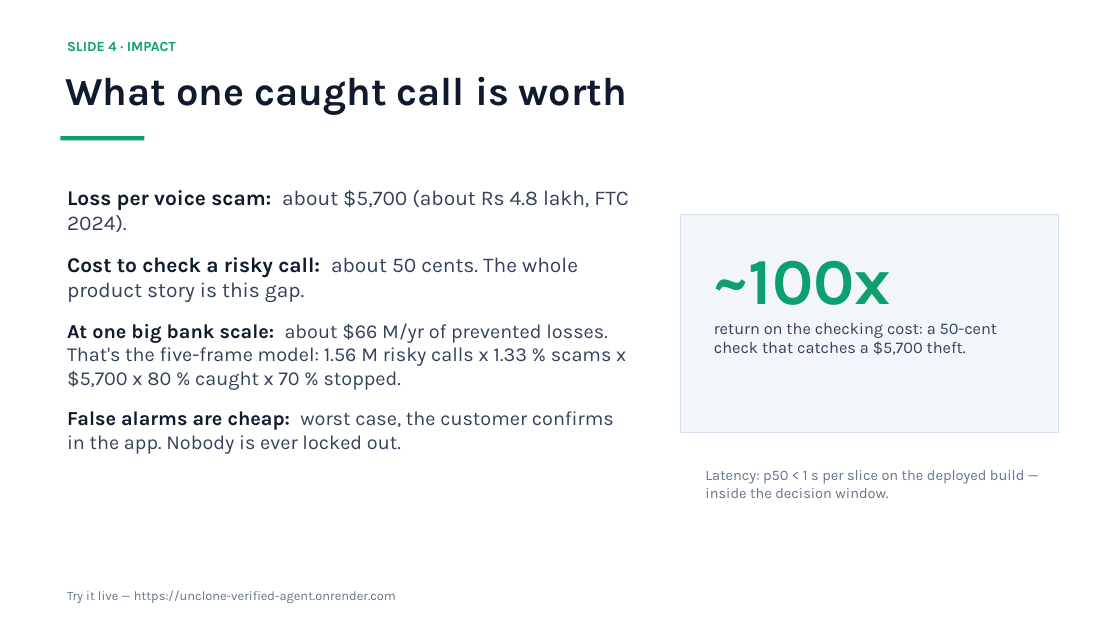
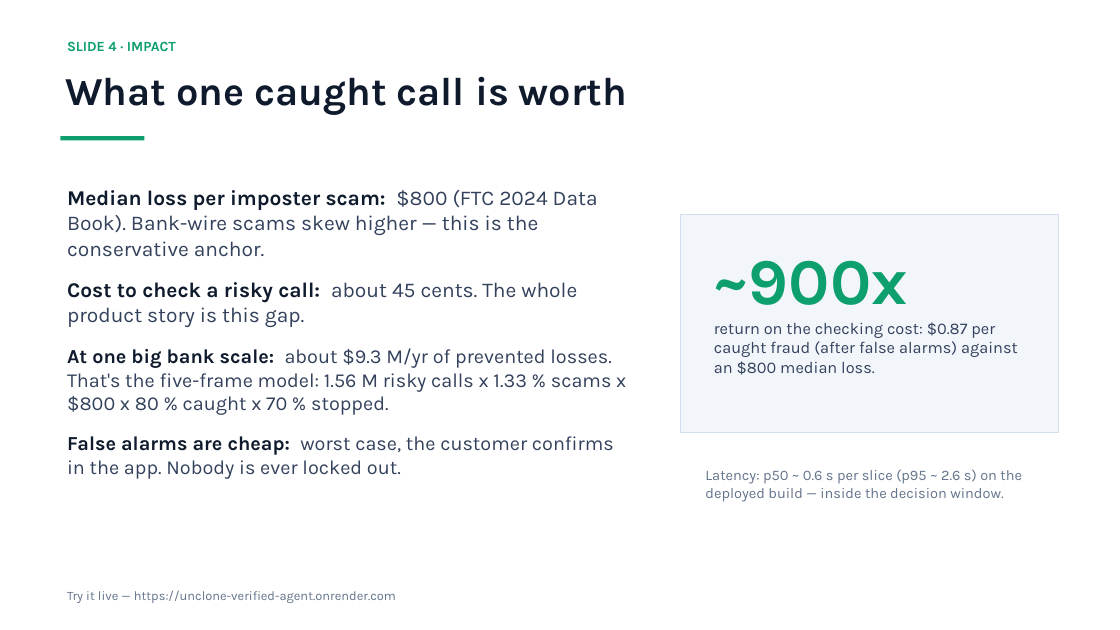
Before and after one commit to Lion4467cat/verified-agent-badge, a slide deck: slide 4 of UNCLONE-day2-deck.pptx. Drawn at 1120x630 pixels with LibreOffice and Linux fonts; fonts in the diff are those of the drawing. Boxes give left, top, right and bottom in pixels: in the first picture for what was removed or moved away, otherwise in the second. Text is boxed around its words. In the diff, an @@ line names an element or a change of style, - is before the commit and + after.

```diff
--- a/UNCLONE-day2-deck.pptx
+++ b/UNCLONE-day2-deck.pptx
@@ text at (67, 190, 626, 415): text changed; size 17 to 18 pt @@
-Loss per voice scam: about $5,700 (about Rs 4.8 lakh, FTC 2024).
-Cost to check a risky call: about 50 cents. The whole product story is this gap.
-At one big bank scale: about $66 M/yr of prevented losses. That's the five-frame model: 1.56 M risky calls x 1.33 % scams x $5,700 x 80 % caught x 70 % stopped.
+Median loss per imposter scam: $800 (FTC 2024 Data Book). Bank-wire scams skew higher — this is the conservative anchor.
+Cost to check a risky call: about 45 cents. The whole product story is this gap.
+At one big bank scale: about $9.3 M/yr of prevented losses. That's the five-frame model: 1.56 M risky calls x 1.33 % scams x $800 x 80 % caught x 70 % stopped.
@@ text at (714, 260, 1018, 375): text changed @@
-~100x
-return on the checking cost: a 50-cent check that catches a $5,700 theft.
+~900x
+return on the checking cost: $0.87 per caught fraud (after false alarms) against an $800 median loss.
@@ text at (705, 469, 1022, 502): text changed @@
-Latency: p50 < 1 s per slice on the deployed build — inside the decision window.
+Latency: p50 ~ 0.6 s per slice (p95 ~ 2.6 s) on the deployed build — inside the decision window.
```
Also in this commit, not shown: 7 other files.
